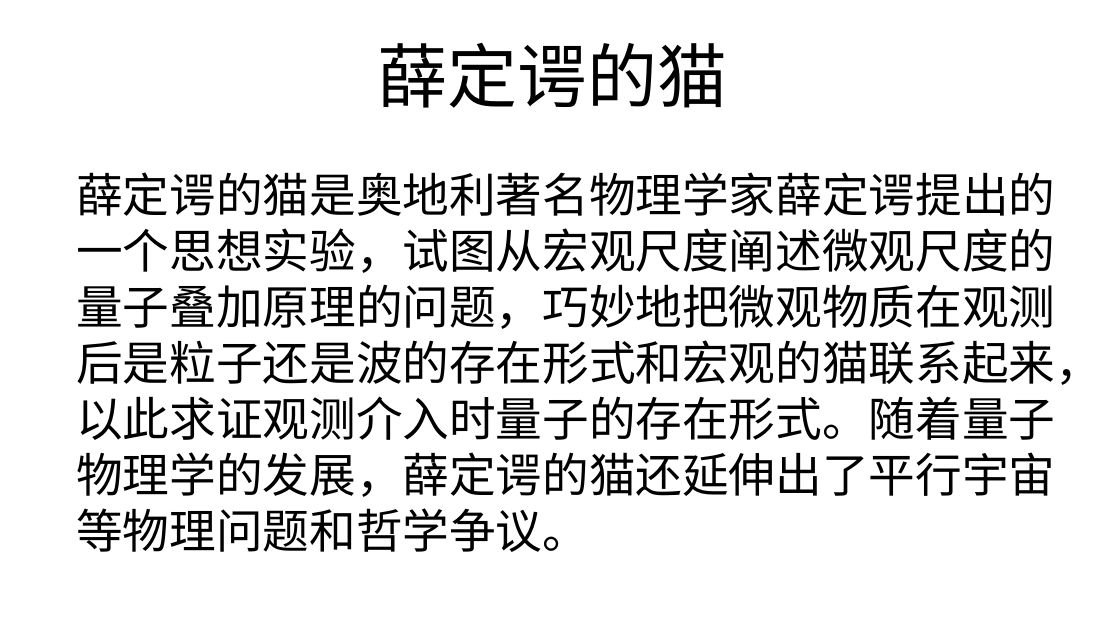
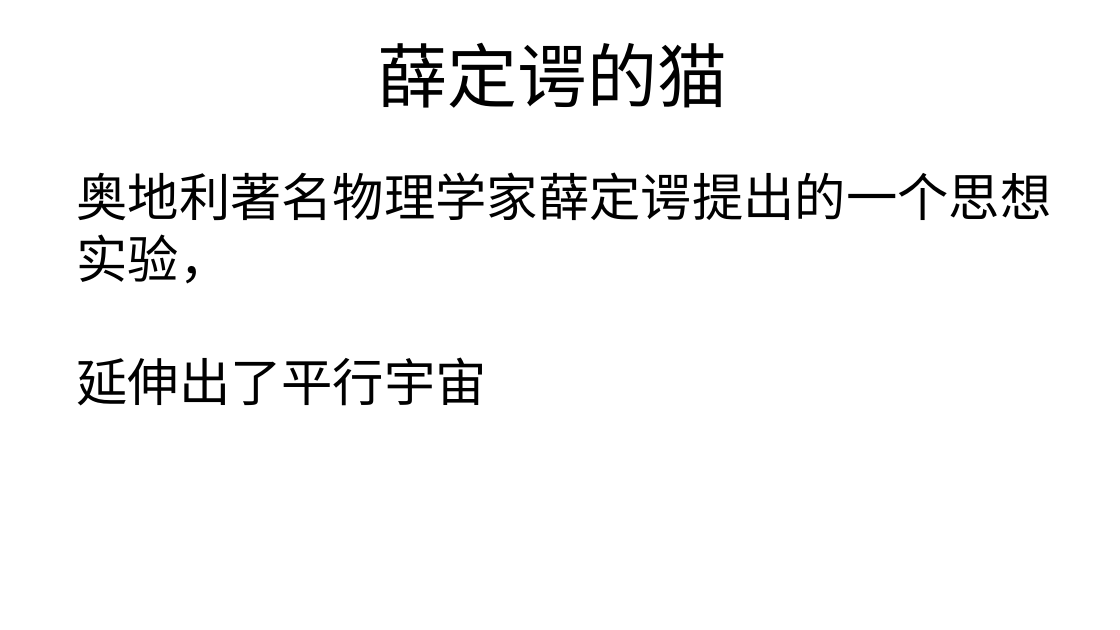
Before and after one commit to FredJiangFei/MyDocuments, a slide deck: slide 1 of 其他/薛定谔的猫/薛定谔的猫 - 副本.pptx. Drawn at 1120x630 pixels with LibreOffice and Linux fonts; fonts in the diff are those of the drawing. Boxes give left, top, right and bottom in pixels: in the first picture for what was removed or moved away, otherwise in the second. Text is boxed around its words. In the diff, an @@ line names an element or a change of style, - is before the commit and + after.

```diff
--- a/其他/薛定谔的猫/薛定谔的猫 - 副本.pptx
+++ b/其他/薛定谔的猫/薛定谔的猫 - 副本.pptx
@@ text at [76, 172, 1051, 406]: text changed; size 40 to 44 pt @@
-薛定谔的猫是奥地利著名物理学家薛定谔提出的一个思想实验，试图从宏观尺度阐述微观尺度的量子叠加原理的问题，巧妙地把微观物质在观测后是粒子还是波的存在形式和宏观的猫联系起来，以此求证观测介入时量子的存在形式。随着量子物理学的发展，薛定谔的猫还延伸出了平行宇宙等物理问题和哲学争议。
+奥地利著名物理学家薛定谔提出的一个思想实验，
+延伸出了平行宇宙
```
Also in this commit, not shown: 6 other slides changed, 3 slides added.
